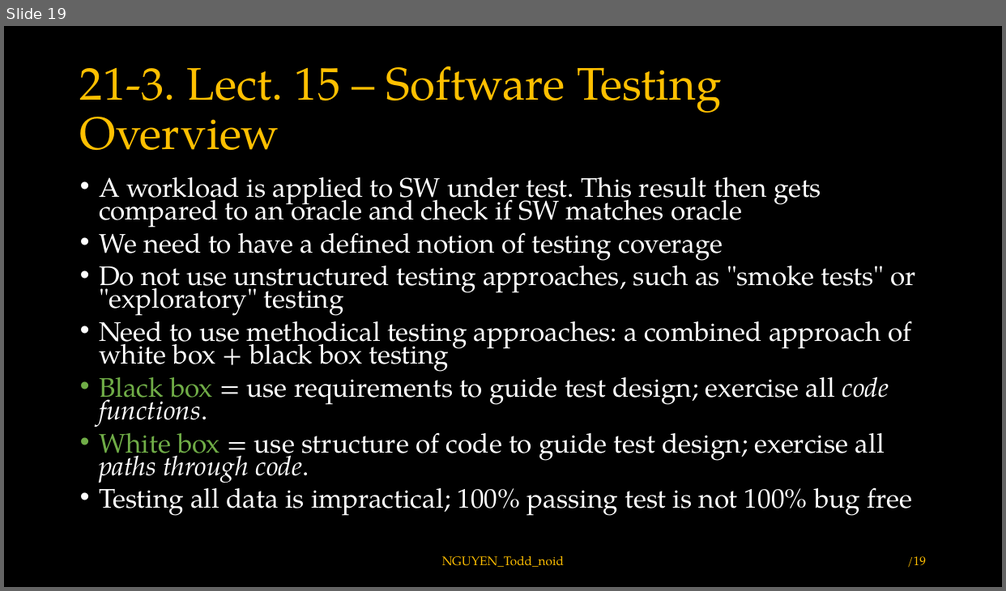
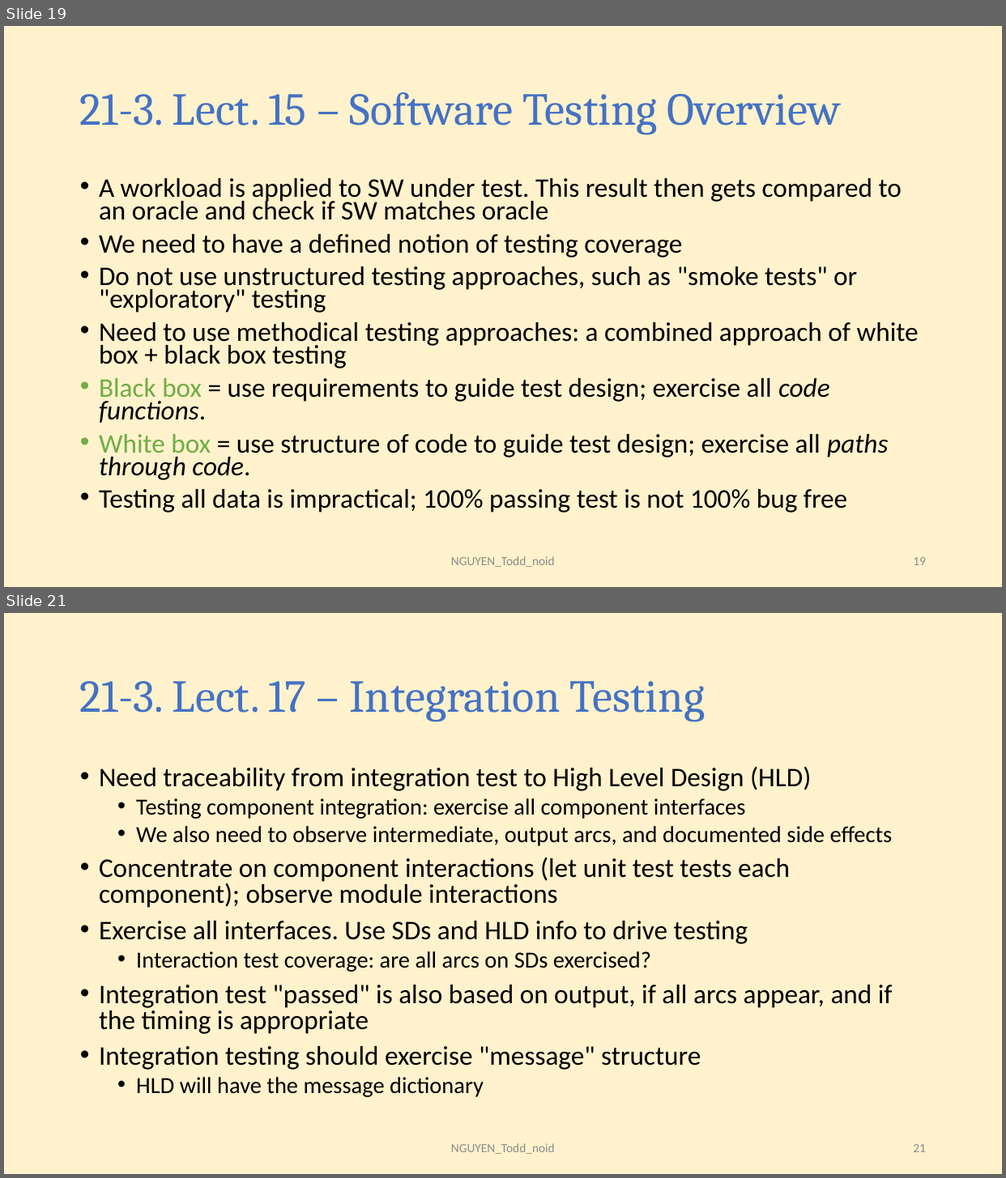
Before and after one commit to toddnguyen-gf/embedded-training, a slide deck: ece-18-642/lec-20-to-24/hw21/HW21_NGUYEN_Todd_noid.pptx. Shown one above the other, each under a label of ours: slide 19 before the commit, slides 19 and 21 after it; the slides between them are not shown. The pictures are 1006x591 and 1006x1178 pixels, drawn with LibreOffice and Linux fonts; fonts in the diff are those of the drawing. Boxes give left, top, right and bottom in pixels: in the first picture for what was removed or moved away, otherwise in the second. Text is boxed around its words. In the diff, an @@ line names an element or a change of style, - is before the commit and + after.

```diff
--- a/ece-18-642/lec-20-to-24/hw21/HW21_NGUYEN_Todd_noid.pptx
+++ b/ece-18-642/lec-20-to-24/hw21/HW21_NGUYEN_Todd_noid.pptx
@@ slide 21 added at <box>4,613,1002,1174</box>, background #FFF2CC @@
@@ title added at <box>80,681,705,722</box>, 44 pt, text #4472C4 @@
+21-3. Lect. 17 – Integration Testing
@@ text added at <box>99,767,893,1097</box>, 25.9 pt, text #000000 @@
+• Need traceability from integration test to High Level Design (HLD)
+  • Testing component integration: exercise all component interfaces
+  • We also need to observe intermediate, output arcs, and documented side effects
+• Concentrate on component interactions (let unit test tests each component); observe module interactions
+• Exercise all interfaces. Use SDs and HLD info to drive testing
+  • Interaction test coverage: are all arcs on SDs exercised?
+• Integration test "passed" is also based on output, if all arcs appear, and if the timing is appropriate
+• Integration testing should exercise "message" structure
+  • HLD will have the message dictionary
@@ text added at <box>451,1144,555,1154</box>, 12 pt, text #8C8C8C @@
+NGUYEN_Todd_noid
@@ page number added at <box>913,1144,926,1152</box>, 12 pt, text #8C8C8C @@
+21
@@ slide 19 changed as well @@
@@ background #000000 to #FFF2CC @@
@@ title "21-3. Lect. 15 – Software ..." at <box>80,92,841,135</box>: font TeX Gyre Pagella to Cambria, text colour #FFC000 to #4472C4 @@
@@ text "A workload is applied to ..." at <box>99,178,918,513</box>: font TeX Gyre Pagella to Calibri, text colour #FFFFFF to #000000 @@
@@ text "NGUYEN_Todd_noid" at <box>451,557,555,567</box>: font TeX Gyre Pagella to Calibri, text colour #FFC000 to #8C8C8C @@
@@ page number at <box>913,557,926,565</box>: text changed; font TeX Gyre Pagella to Calibri; text colour #FFC000 to #8C8C8C @@
-/19
+19
```
Also in this commit, not shown: 18 other slides changed, 2 other slides added.
